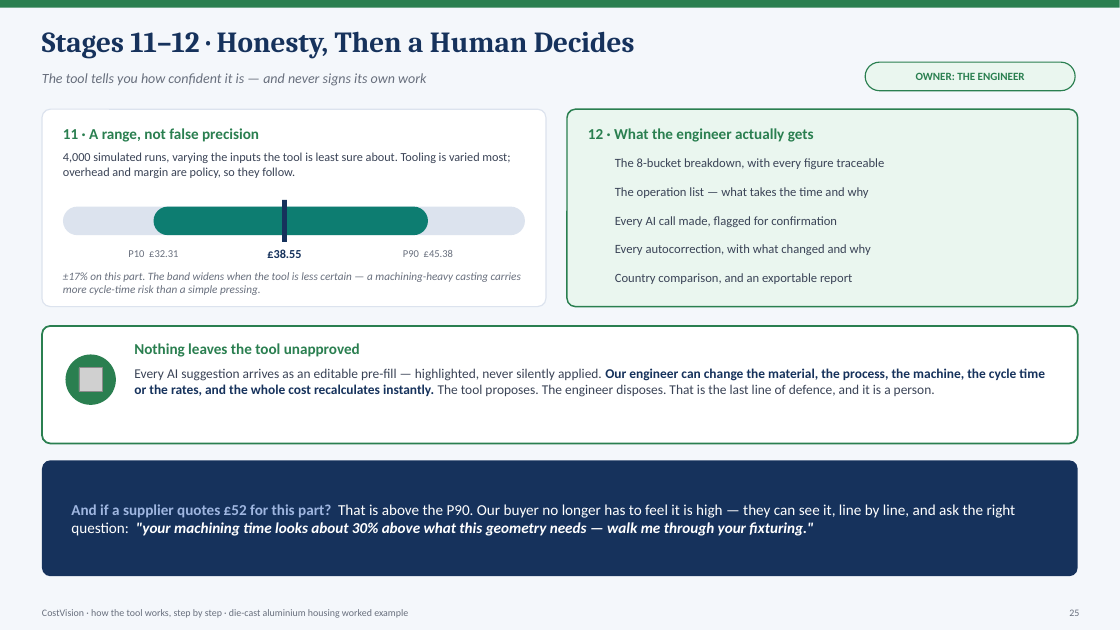
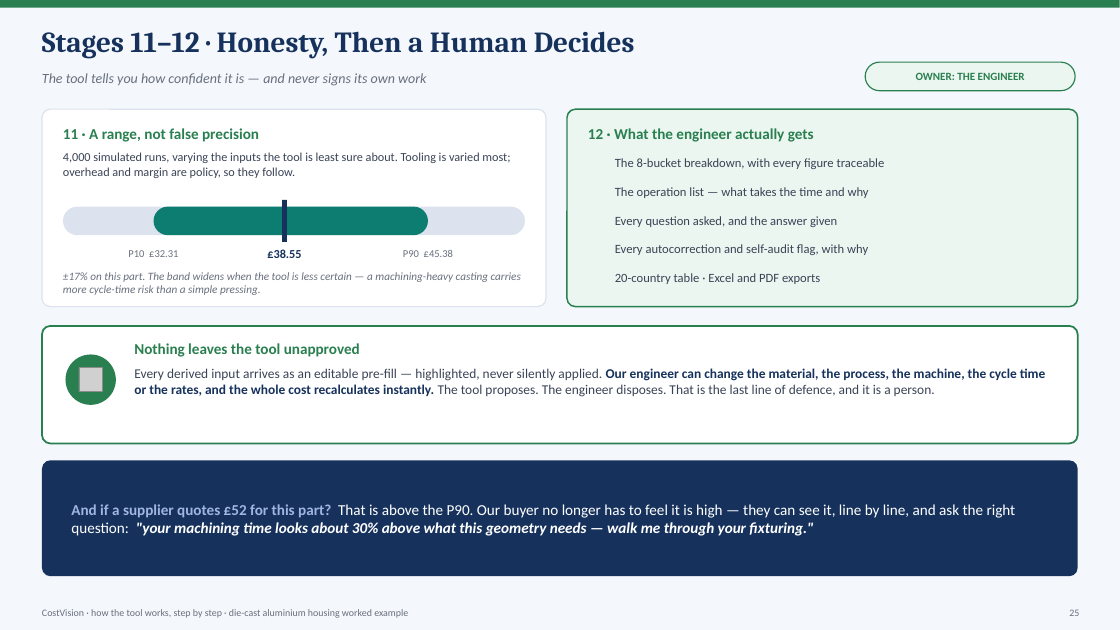
Before and after one commit to bhosaleavinash546/leamington-marathi, a slide deck: slide 25 of CostVision-Workflow-Explained.pptx. Drawn at 1120x630 pixels with LibreOffice and Linux fonts; fonts in the diff are those of the drawing; grey boxes stand for pictures; background and template pictures are left out. Boxes give left, top, right and bottom in pixels: in the first picture for what was removed or moved away, otherwise in the second. Text is boxed around its words. In the diff, an @@ line names an element or a change of style, - is before the commit and + after.

```diff
--- a/CostVision-Workflow-Explained.pptx
+++ b/CostVision-Workflow-Explained.pptx
@@ text at (x1=615, y1=216, x2=837, y2=227): text changed @@
-Every AI call made, flagged for confirmation
+Every question asked, and the answer given
@@ text at (x1=615, y1=244, x2=868, y2=255): text changed @@
-Every autocorrection, with what changed and why
+Every autocorrection and self-audit flag, with why
@@ text at (x1=615, y1=273, x2=820, y2=284): text changed @@
-Country comparison, and an exportable report
+20-country table · Excel and PDF exports
@@ text at (x1=134, y1=368, x2=1046, y2=397): text changed @@
-Every AI suggestion arrives as an editable pre-fill — highlighted, never silently applied. Our engineer can change the material, the process, the machine, the cycle time or the rates, and the whole cost recalculates instantly. The tool proposes. The engineer disposes. That is the last line of defence, and it is a person.
+Every derived input arrives as an editable pre-fill — highlighted, never silently applied. Our engineer can change the material, the process, the machine, the cycle time or the rates, and the whole cost recalculates instantly. The tool proposes. The engineer disposes. That is the last line of defence, and it is a person.
```
Also in this commit, not shown: 47 other slides changed, 1 other file.
